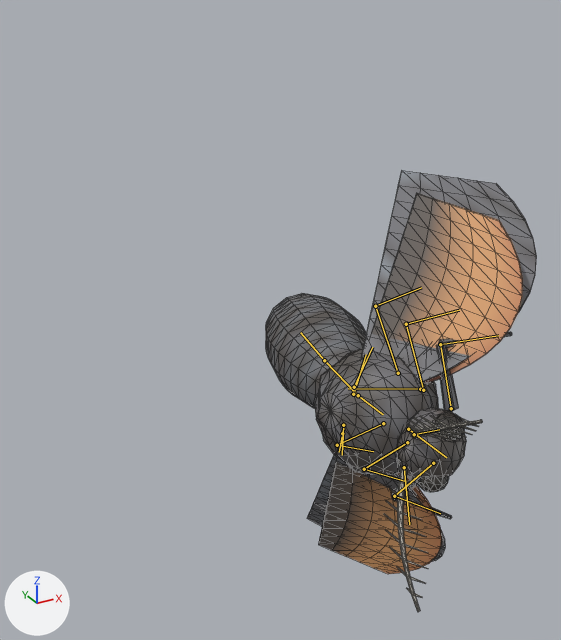
Two versions of the glTF model assets/creatures/flue_moth/flue_moth.glb, one commit apart.
Before and after are seen from a 50 mm lens placed at (-1.098, -1.433, 0.959), pointed at (-0.293, 0.031, 0.228). The axes (+X, +Y, +Z) are drawn at lower left. The lights are the same throughout. The first picture is the older version. Both versions are drawn at frame 22 of the action 'ko'; the numbers are the values there. The bones that bend it are drawn over the model as lines. Mesh edges are drawn as thin lines.

Objects in the first picture: 'flue_moth'.
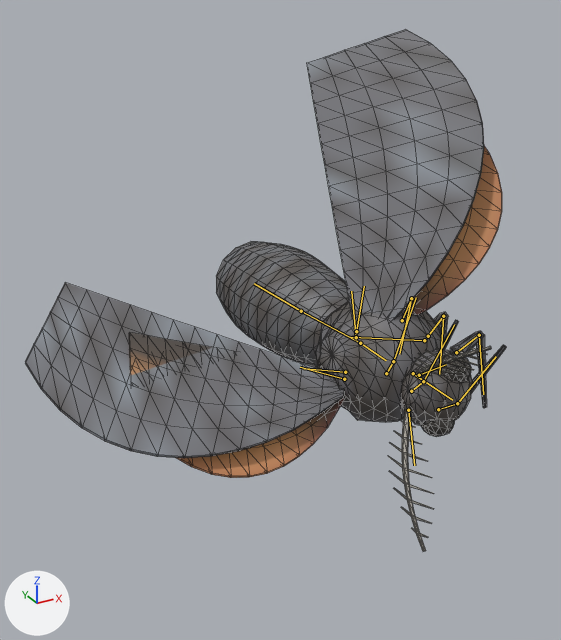
What differs and where, as boxes [x1, y1, x2, y2] in the pictures (561 x 640 px):
```json
{"object": "flue_moth", "change": "posed", "before": [266, 170, 536, 612], "after": [25, 29, 506, 551], "on screen": "78% wider, 18% taller"}
{"bone": "root", "before": "(420, 389) to (348, 388)", "after": "(424, 340) to (350, 337)"}
{"bone": "abdomen0", "before": "(358, 395) to (324, 360)", "after": "(360, 343) to (301, 311)"}
{"bone": "forewing_l", "before": "(353, 394) to (366, 354)", "after": "(356, 337) to (351, 291)"}
{"bone": "hindwing_l", "before": "(354, 387) to (372, 347)", "after": "(356, 331) to (364, 286)"}
{"bone": "leg_l0_a", "before": "(451, 408) to (440, 344)", "after": "(456, 352) to (479, 335)"}
{"bone": "leg_l1_a", "before": "(423, 390) to (406, 324)", "after": "(428, 336) to (443, 316)"}
{"bone": "leg_l2_a", "before": "(398, 373) to (375, 306)", "after": "(402, 320) to (411, 298)"}
{"bone": "forewing_r", "before": "(342, 433) to (339, 452)", "after": "(344, 379) to (300, 367)"}
{"bone": "hindwing_r", "before": "(343, 425) to (342, 455)", "after": "(345, 372) to (303, 368)"}
{"bone": "leg_r0_a", "before": "(433, 463) to (394, 496)", "after": "(438, 409) to (457, 403)"}
{"bone": "leg_r1_a", "before": "(407, 442) to (364, 469)", "after": "(411, 391) to (423, 381)"}
{"bone": "leg_r2_a", "before": "(383, 423) to (337, 445)", "after": "(386, 373) to (393, 361)"}
```

Scene script edits in JSON lines:
```json
{"block": "bone_root", "where": "bone_root = bpy.data.objects['Armature'].pose.bones['root']"}
{"op": "set", "path": "bone_root.location", "old": "(0.12, -0.05, 0.0)", "new": "(0.12, 0.093, 0.0)"}
{"block": "bone_abdomen0", "where": "bone_abdomen0 = bpy.data.objects['Armature'].pose.bones['abdomen0']  # child of 'thorax'"}
{"op": "set", "path": "bone_abdomen0.rotation_quaternion", "old": "(1.0, 0.0, 0.0, 0.0)", "new": "(0.985, 0.174, 0.0, 0.0)", "note": "degrees (0, 0, 0) -> degrees (20, 0, 0)"}
{"block": "bone_forewing_l", "where": "bone_forewing_l = bpy.data.objects['Armature'].pose.bones['forewing_l']  # child of 'thorax'"}
{"op": "set", "path": "bone_forewing_l.rotation_quaternion", "old": "(0.899, -0.097, 0.207, -0.373)", "new": "(0.899, 0.08, -0.034, -0.428)", "note": "degrees (-20, 17, -48) -> degrees (10, 0, -51)"}
{"block": "bone_hindwing_l", "where": "bone_hindwing_l = bpy.data.objects['Armature'].pose.bones['hindwing_l']  # child of 'thorax'"}
{"op": "set", "path": "bone_hindwing_l.rotation_quaternion", "old": "(0.833, -0.075, 0.179, -0.518)", "new": "(0.833, 0.053, 0.051, -0.549)", "note": "degrees (-19, 13, -66) -> degrees (2, 8, -67)"}
{"block": "bone_leg_l0_a", "where": "bone_leg_l0_a = bpy.data.objects['Armature'].pose.bones['leg_l0_a']  # child of 'thorax'"}
{"op": "set", "path": "bone_leg_l0_a.rotation_quaternion", "old": "(1.0, 0.0, 0.0, 0.0)", "new": "(0.707, -0.617, 0.332, -0.095)", "note": "degrees (0, 0, 0) -> degrees (-89, 21, -36)"}
{"block": "bone_leg_l1_a", "where": "bone_leg_l1_a = bpy.data.objects['Armature'].pose.bones['leg_l1_a']  # child of 'thorax'"}
{"op": "set", "path": "bone_leg_l1_a.rotation_quaternion", "old": "(1.0, 0.0, 0.0, 0.0)", "new": "(0.707, -0.556, 0.428, -0.086)", "note": "degrees (0, 0, 0) -> degrees (-89, 31, -44)"}
{"block": "bone_leg_l2_a", "where": "bone_leg_l2_a = bpy.data.objects['Armature'].pose.bones['leg_l2_a']  # child of 'thorax'"}
{"op": "set", "path": "bone_leg_l2_a.rotation_quaternion", "old": "(1.0, 0.0, 0.0, 0.0)", "new": "(0.707, -0.497, 0.497, -0.076)", "note": "degrees (0, 0, 0) -> degrees (-89, 39, -51)"}
{"block": "bone_forewing_r", "where": "bone_forewing_r = bpy.data.objects['Armature'].pose.bones['forewing_r']  # child of 'thorax'"}
{"op": "set", "path": "bone_forewing_r.rotation_quaternion", "old": "(0.899, -0.097, -0.207, 0.373)", "new": "(0.538, 0.464, 0.588, 0.387)", "note": "degrees (-20, -17, 48) -> degrees (97, 16, 89)"}
{"block": "bone_hindwing_r", "where": "bone_hindwing_r = bpy.data.objects['Armature'].pose.bones['hindwing_r']  # child of 'thorax'"}
{"op": "set", "path": "bone_hindwing_r.rotation_quaternion", "old": "(0.833, -0.075, -0.179, 0.518)", "new": "(0.535, 0.53, 0.462, 0.47)", "note": "degrees (-19, -13, 66) -> degrees (89, 0, 82)"}
{"block": "bone_leg_r0_a", "where": "bone_leg_r0_a = bpy.data.objects['Armature'].pose.bones['leg_r0_a']  # child of 'thorax'"}
{"op": "set", "path": "bone_leg_r0_a.rotation_quaternion", "old": "(1.0, 0.0, 0.0, 0.0)", "new": "(0.707, -0.617, -0.332, 0.095)", "note": "degrees (0, 0, 0) -> degrees (-89, -21, 36)"}
{"block": "bone_leg_r1_a", "where": "bone_leg_r1_a = bpy.data.objects['Armature'].pose.bones['leg_r1_a']  # child of 'thorax'"}
{"op": "set", "path": "bone_leg_r1_a.rotation_quaternion", "old": "(1.0, 0.0, 0.0, 0.0)", "new": "(0.707, -0.556, -0.428, 0.086)", "note": "degrees (0, 0, 0) -> degrees (-89, -31, 44)"}
{"block": "bone_leg_r2_a", "where": "bone_leg_r2_a = bpy.data.objects['Armature'].pose.bones['leg_r2_a']  # child of 'thorax'"}
{"op": "set", "path": "bone_leg_r2_a.rotation_quaternion", "old": "(1.0, 0.0, 0.0, 0.0)", "new": "(0.707, -0.497, -0.497, 0.076)", "note": "degrees (0, 0, 0) -> degrees (-89, -39, 51)"}
```
